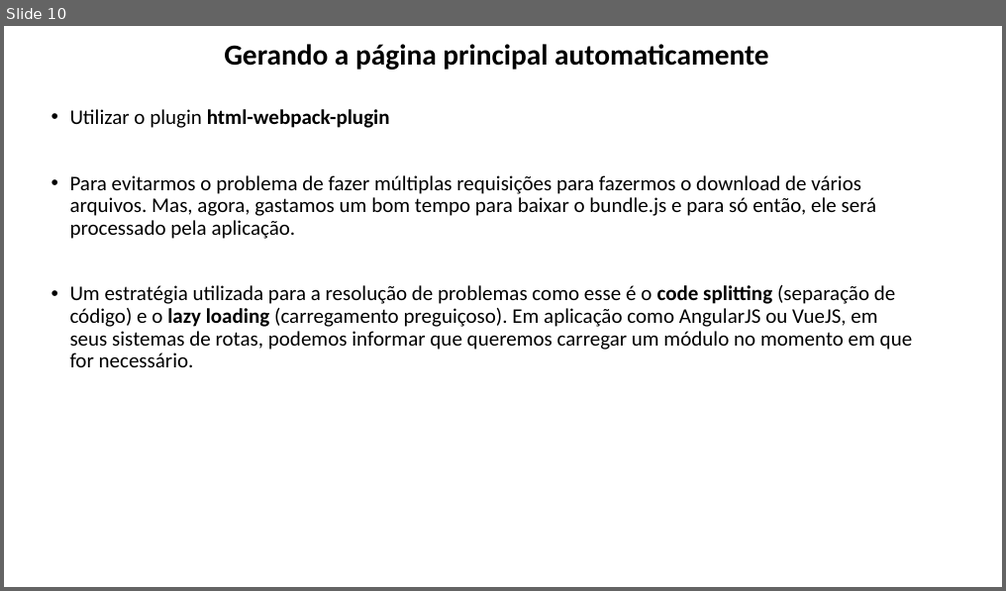
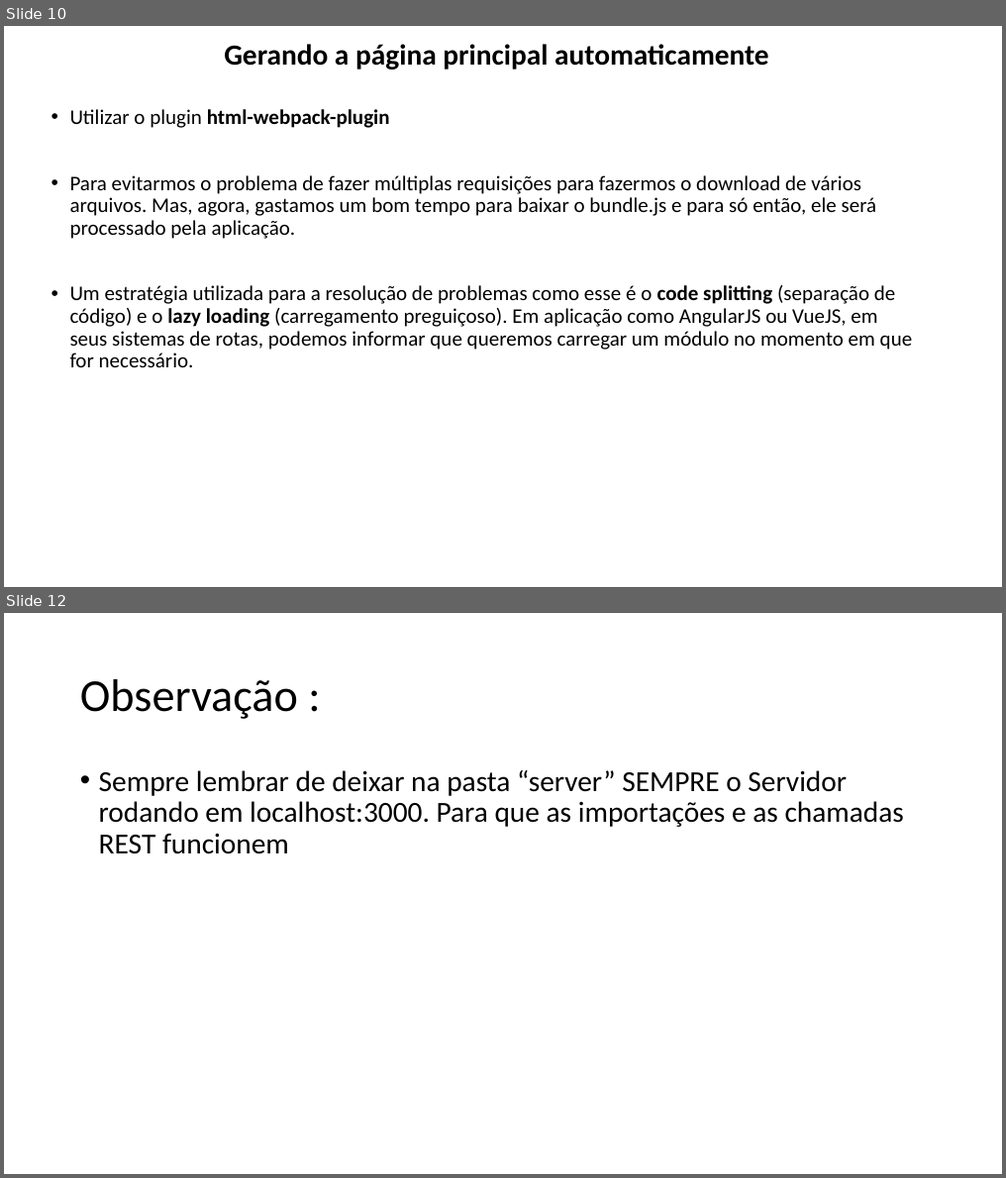
Before and after one commit to lacsousa/webpack, a slide deck: docs/Webpack-resumo.pptx. Shown one above the other, each under a label of ours: slide 10 before the commit, slides 10 and 12 after it; the slides between them are not shown. The pictures are 1006x591 and 1006x1178 pixels, drawn with LibreOffice and Linux fonts; fonts in the diff are those of the drawing. Boxes give left, top, right and bottom in pixels: in the first picture for what was removed or moved away, otherwise in the second. Text is boxed around its words. In the diff, an @@ line names an element or a change of style, - is before the commit and + after.

```diff
--- a/docs/Webpack-resumo.pptx
+++ b/docs/Webpack-resumo.pptx
@@ slide 12 added at [4,613,1002,1174], background #FFFFFF @@
@@ title added at [80,679,298,719], 44 pt, text #000000 @@
+Observação :
@@ text added at [99,770,904,855], 28 pt, text #000000 @@
+• Sempre lembrar de deixar na pasta “server” SEMPRE o Servidor rodando em localhost:3000. Para que as importações e as chamadas REST funcionem
```
Also in this commit, not shown: 2 other slides added, 1 slide removed, 11 other files.
